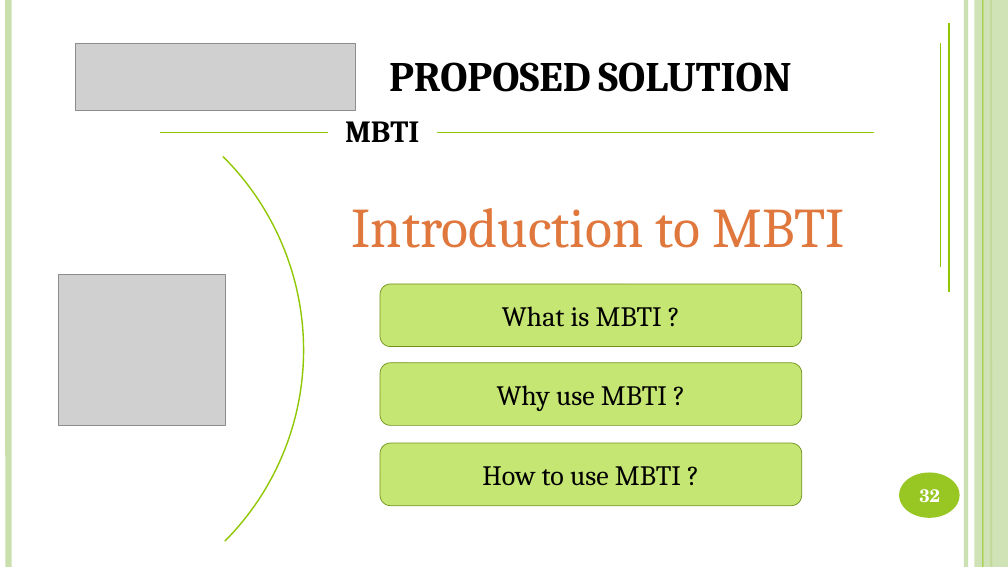
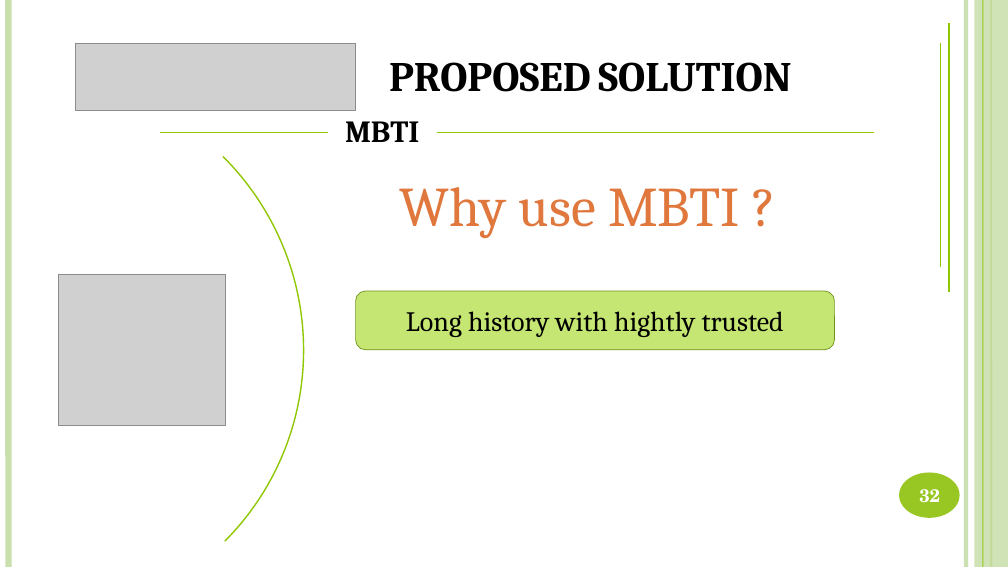
Before and after one commit to DanhLT2/Slide-Unistar, a slide deck: slide 32 of Slide-UniStar/UniStar.pptx. Drawn at 1008x567 pixels with LibreOffice and Linux fonts; fonts in the diff are those of the drawing; grey boxes stand for pictures. Boxes give left, top, right and bottom in pixels: in the first picture for what was removed or moved away, otherwise in the second. Text is boxed around its words. In the diff, an @@ line names an element or a change of style, - is before the commit and + after.

```diff
--- a/Slide-UniStar/UniStar.pptx
+++ b/Slide-UniStar/UniStar.pptx
@@ text at [400, 187, 740, 238]: text changed @@
-Introduction to MBTI
+Why use MBTI ?
@@ rounded rectangle added at [356, 291, 835, 350], fill #C5E672, outline #70931A 0.5 pt, 20 pt, text #000000 @@
+Long history with hightly trusted
@@ rounded rectangle removed at [380, 284, 801, 347] @@
-What is MBTI ?
@@ rounded rectangle removed at [380, 363, 801, 425] @@
-Why use MBTI ?
@@ rounded rectangle removed at [380, 444, 801, 506] @@
-How to use MBTI ?
```
Also in this commit, not shown: 13 other slides changed, 21 slides added, 5 slides removed, 2 other files.
